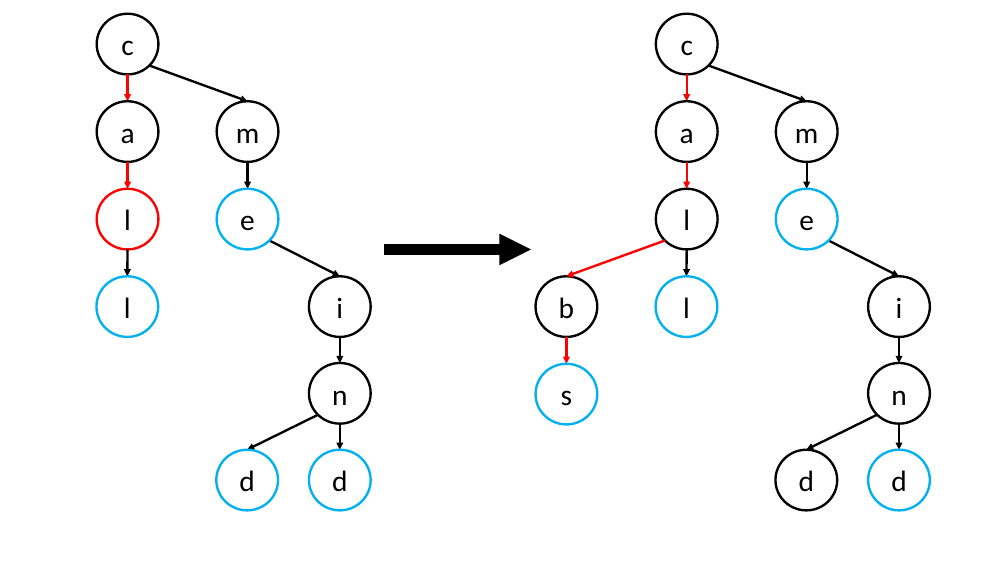
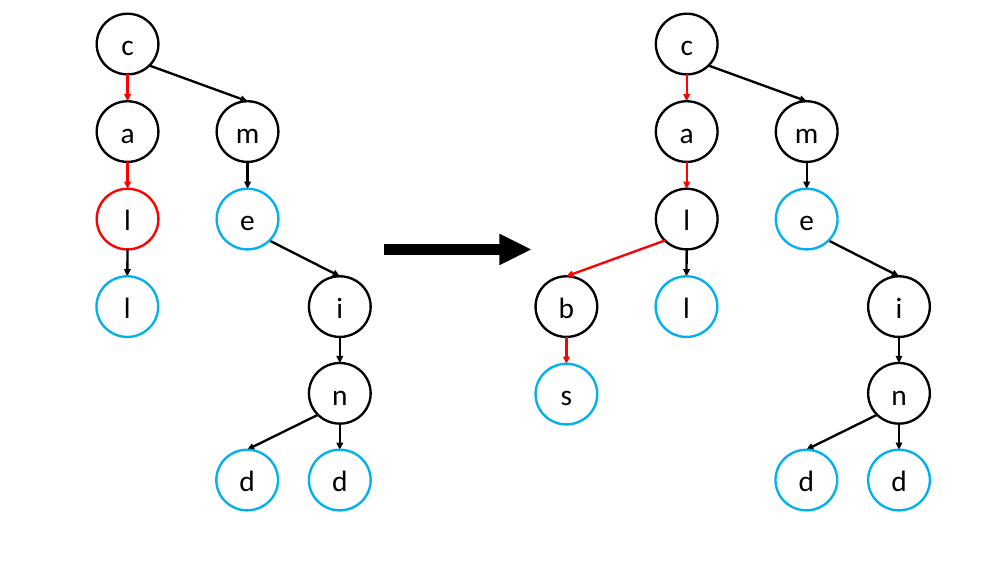
Before and after one commit to niemasd/Data-Structures-Textbook, a slide deck: slide 7 of figures/Chapter 6 - Implementing a Dictionary/6.7 Using Ternary Search Trees.pptx. Drawn at 1008x567 pixels with LibreOffice and Linux fonts; fonts in the diff are those of the drawing. Boxes give left, top, right and bottom in pixels: in the first picture for what was removed or moved away, otherwise in the second. Text is boxed around its words. In the diff, an @@ line names an element or a change of style, - is before the commit and + after.

Commit message:
Fixed figure

```diff
--- a/figures/Chapter 6 - Implementing a Dictionary/6.7 Using Ternary Search Trees.pptx
+++ b/figures/Chapter 6 - Implementing a Dictionary/6.7 Using Ternary Search Trees.pptx
@@ ellipse "d" at (x1=776, y1=450, x2=838, y2=510): outline #000000 2.25 pt to #00B0F0 2.25 pt @@
```
